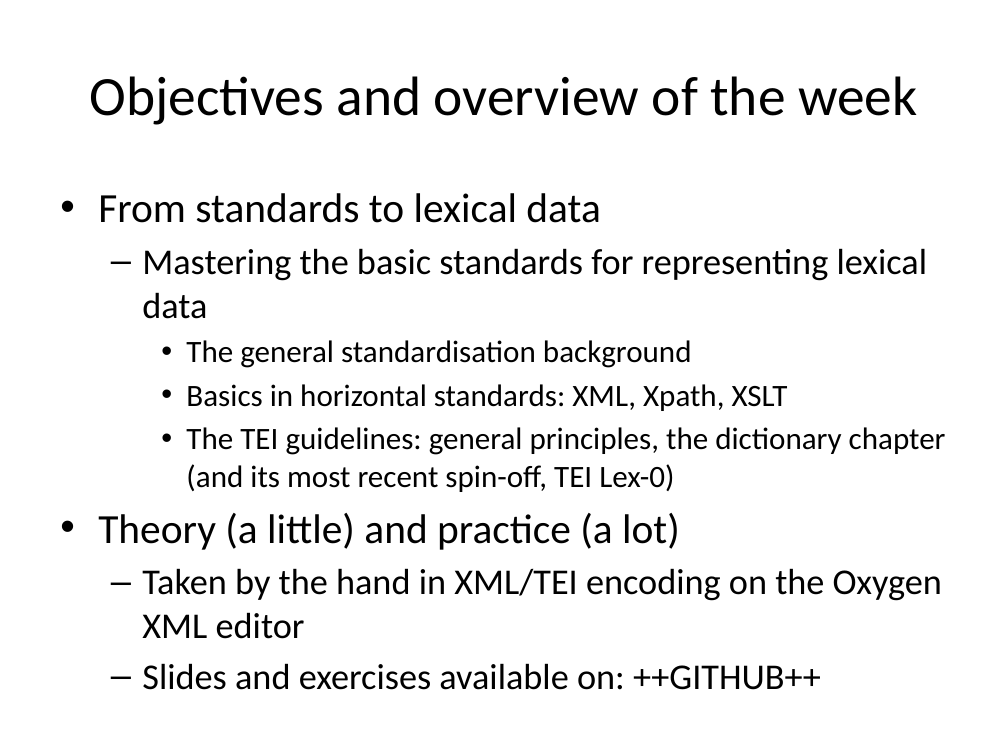
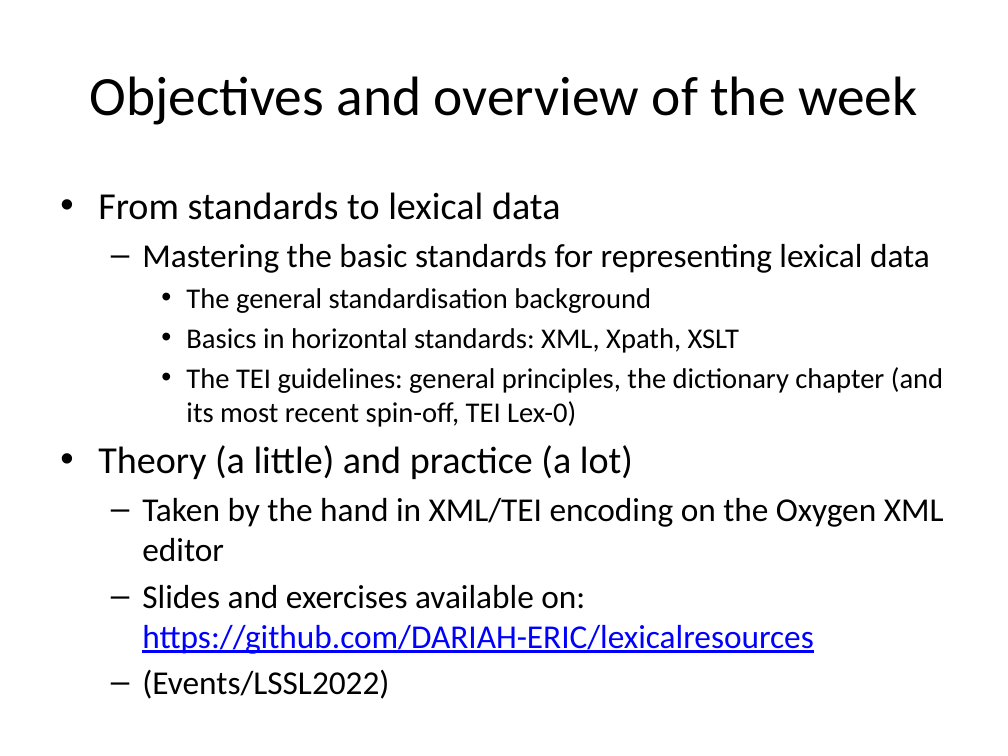
Before and after one commit to DARIAH-ERIC/lexicalresources, a slide deck: slide 2 of Events/LSSL2022/CourseMaterial/Lisbon 1 StandardsIntroduction.pptx. Drawn at 1008x756 pixels with LibreOffice and Linux fonts; fonts in the diff are those of the drawing. Boxes give left, top, right and bottom in pixels: in the first picture for what was removed or moved away, otherwise in the second. Text is boxed around its words. In the diff, an @@ line names an element or a change of style, - is before the commit and + after.

```diff
--- a/Events/LSSL2022/CourseMaterial/Lisbon 1 StandardsIntroduction.pptx
+++ b/Events/LSSL2022/CourseMaterial/Lisbon 1 StandardsIntroduction.pptx
@@ text at <box>98,192,944,562</box>: size 29.6 to 27.2 pt in "From standards to lexical data", "Theory (a little) and practice (a lot)"; size 25.9 to 23.8 pt in "Mastering the basic standards for representing lexical ...", "Taken by the hand in XML/TEI encoding ..."; size 22.2 to 20.4 pt in "The general standardisation background", "Basics in horizontal standards: XML, Xpath, XSLT", "The TEI guidelines: general principles, the dictionary ..." @@
@@ text at <box>142,585,813,654</box>: text changed; size 25.9 to 23.8 pt @@
-  – Slides and exercises available on: ++GITHUB++
+  – Slides and exercises available on: https://github.com/DARIAH-ERIC/lexicalresources
+  – (Events/LSSL2022)
```
